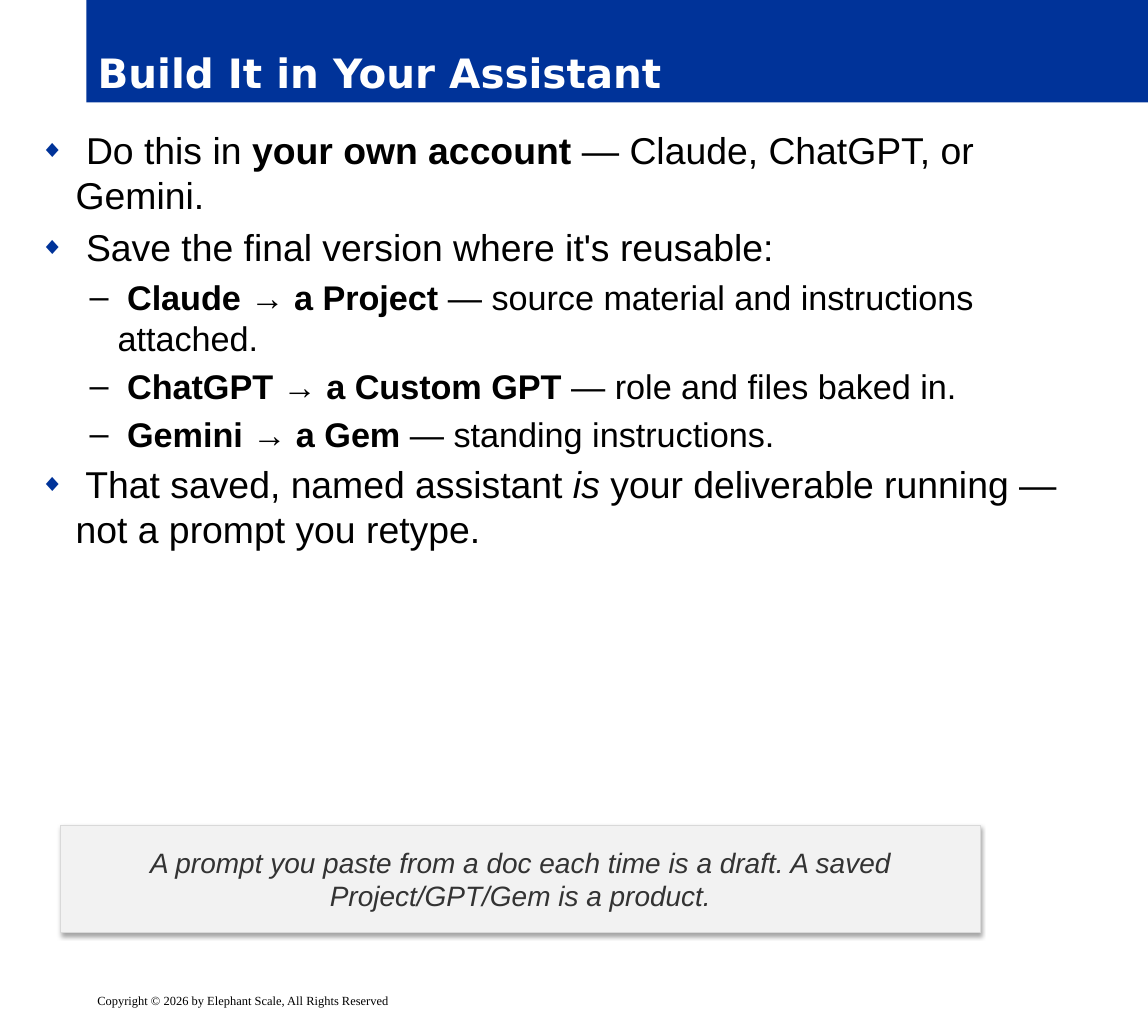
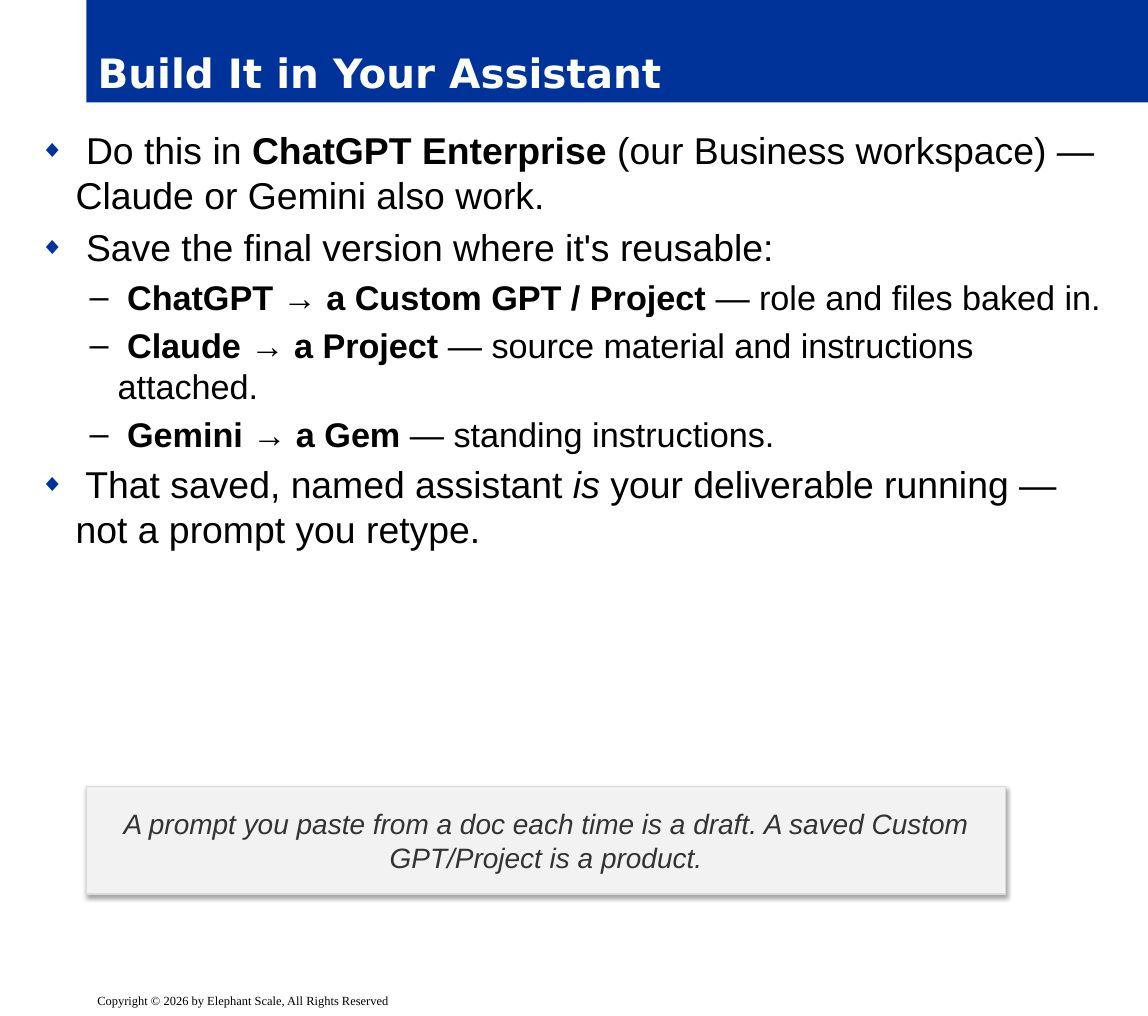
Before and after one commit to elephantscale/Prompt_Engineering_for_Business_Professionals, a slide deck: slide 6 of slides/release/07-capstone.pptx. Drawn at 1148x1016 pixels with LibreOffice and Linux fonts; fonts in the diff are those of the drawing; background and template pictures are left out. Boxes give left, top, right and bottom in pixels: in the first picture for what was removed or moved away, otherwise in the second. Text is boxed around its words. In the diff, an @@ line names an element or a change of style, - is before the commit and + after.

```diff
--- a/slides/release/07-capstone.pptx
+++ b/slides/release/07-capstone.pptx
@@ text at [76,137,1047,210]: text changed @@
-◆ Do this in your own account — Claude, ChatGPT, or Gemini.
+◆ Do this in ChatGPT Enterprise (our Business workspace) — Claude or Gemini also work.
@@ text at [127,285,1101,316]: paragraph added @@
+  – ChatGPT → a Custom GPT / Project — role and files baked in.
@@ text at [127,374,956,400]: paragraph removed @@
-  – ChatGPT → a Custom GPT — role and files baked in.
@@ rectangle "A prompt you paste from ...": place and size @@
-rectangle "A prompt you paste from ..." at [60,825,980,933]
+rectangle "A prompt you paste from ..." at [86,787,1006,895]
@@ text in rectangle at [124,813,968,873]: text changed @@
-A prompt you paste from a doc each time is a draft. A saved Project/GPT/Gem is a product.
+A prompt you paste from a doc each time is a draft. A saved Custom GPT/Project is a product.
```
Also in this commit, not shown: 8 other slides changed, 3 other files.
